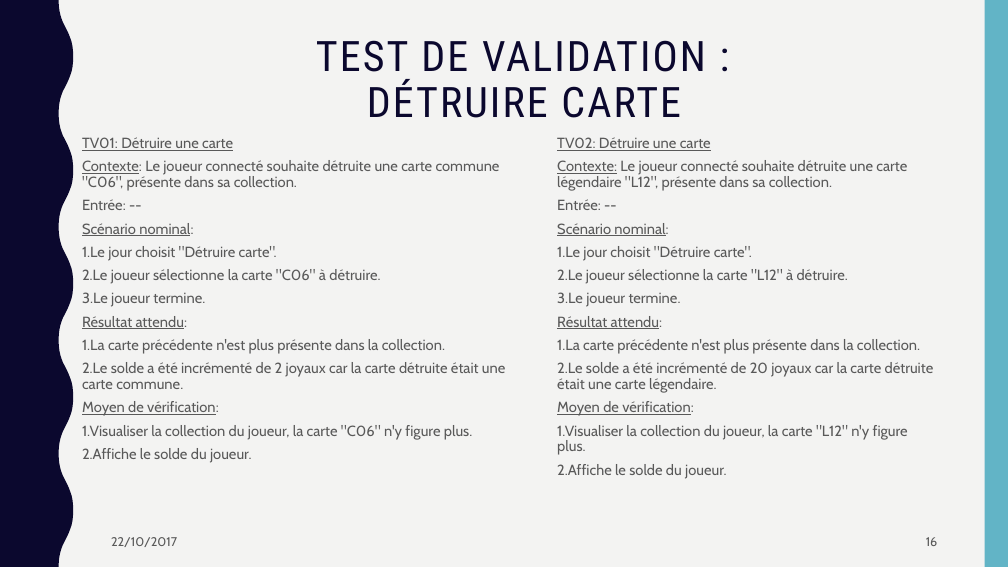
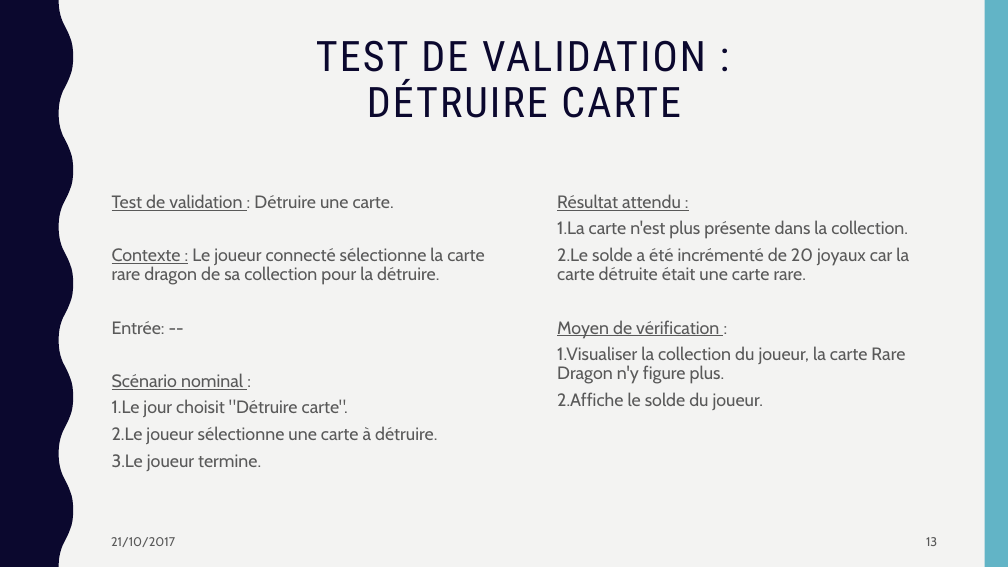
Before and after one commit to AlexiaBourmaud/StoneHearth, a slide deck: slide 13 of presentation/présentation.pptx (slide 16 before the commit). Drawn at 1008x567 pixels with LibreOffice and Linux fonts; fonts in the diff are those of the drawing. Boxes give left, top, right and bottom in pixels: in the first picture for what was removed or moved away, otherwise in the second. Text is boxed around its words. In the diff, an @@ line names an element or a change of style, - is before the commit and + after.

```diff
--- a/presentation/présentation.pptx
+++ b/presentation/présentation.pptx
@@ text "Test de validation : Détruire ..." moved from (x1=82, y1=137, x2=505, y2=463) to (x1=112, y1=194, x2=485, y2=471) @@
@@ text at (x1=112, y1=194, x2=485, y2=285): text changed; size 14 to 17 pt @@
-TV01: Détruire une carte
-Contexte: Le joueur connecté souhaite détruite une carte commune "C06", présente dans sa collection.
+Test de validation : Détruire une carte.
+Contexte : Le joueur connecté sélectionne la carte rare dragon de sa collection pour la détruire.
@@ text "Résultat attendu :" moved from (x1=557, y1=137, x2=934, y2=479) to (x1=557, y1=194, x2=909, y2=410) @@
@@ text at (x1=557, y1=194, x2=909, y2=384): text changed; size 14 to 17 pt @@
-TV02: Détruire une carte
-Contexte: Le joueur connecté souhaite détruite une carte légendaire "L12", présente dans sa collection.
-Entrée: --
-Scénario nominal:
-1.Le jour choisit "Détruire carte".
-2.Le joueur sélectionne la carte "L12" à détruire.
-3.Le joueur termine.
-Résultat attendu:
-1.La carte précédente n'est plus présente dans la collection.
-2.Le solde a été incrémenté de 20 joyaux car la carte détruite était une carte légendaire.
-Moyen de vérification:
-1.Visualiser la collection du joueur, la carte "L12" n'y figure plus.
+Résultat attendu :
+1.La carte n'est plus présente dans la collection.
+2.Le solde a été incrémenté de 20 joyaux car la carte détruite était une carte rare.
+Moyen de vérification :
+1.Visualiser la collection du joueur, la carte Rare Dragon n'y figure plus.
@@ text at (x1=82, y1=316, x2=505, y2=463): paragraphs removed @@
-Résultat attendu:
-1.La carte précédente n'est plus présente dans la collection.
-2.Le solde a été incrémenté de 2 joyaux car la carte détruite était une carte commune.
-Moyen de vérification:
-1.Visualiser la collection du joueur, la carte "C06" n'y figure plus.
-2.Affiche le solde du joueur.
@@ text at (x1=112, y1=321, x2=348, y2=471): size 14 to 17 pt in "Entrée: --", "1.Le jour choisit "Détruire carte".", "3.Le joueur termine." @@
@@ text at (x1=112, y1=373, x2=243, y2=390): text changed; size 14 to 17 pt @@
-Scénario nominal:
+Scénario nominal :
@@ text at (x1=557, y1=392, x2=763, y2=410): size 14 to 17 pt in "2.Affiche le solde du joueur." @@
@@ text at (x1=112, y1=426, x2=437, y2=444): text changed; size 14 to 17 pt @@
-2.Le joueur sélectionne la carte "C06" à détruire.
+2.Le joueur sélectionne une carte à détruire.
@@ text at (x1=111, y1=537, x2=175, y2=547): text changed @@
-22/10/2017
+21/10/2017
@@ page number at (x1=926, y1=537, x2=937, y2=546): text changed @@
-16
+13
```
Also in this commit, not shown: 13 other slides changed, 4 slides removed.
